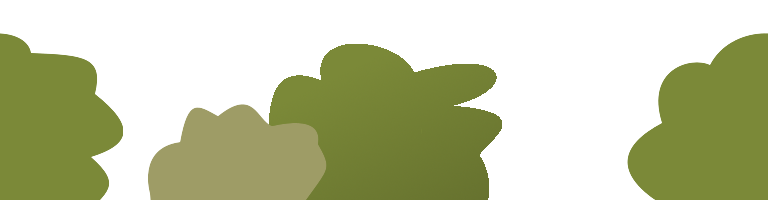
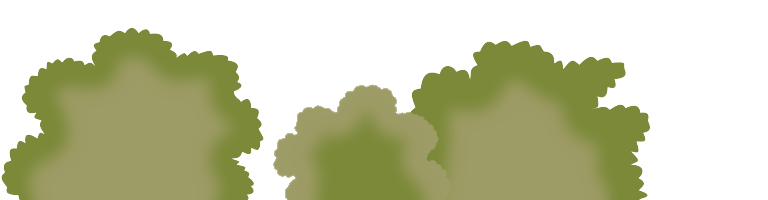
Layered file, before and after one edit (768×200). Changes by layer:
hid "Plan1", painted on it over box(0, 33, 768, 200)
added layer "NewPlan1" above "Plan2" over box(1, 27, 451, 200)
hid "Plan2", painted on it over box(244, 44, 649, 200)
added layer "NewPlan2" above "Plan3" over box(385, 40, 650, 200)
